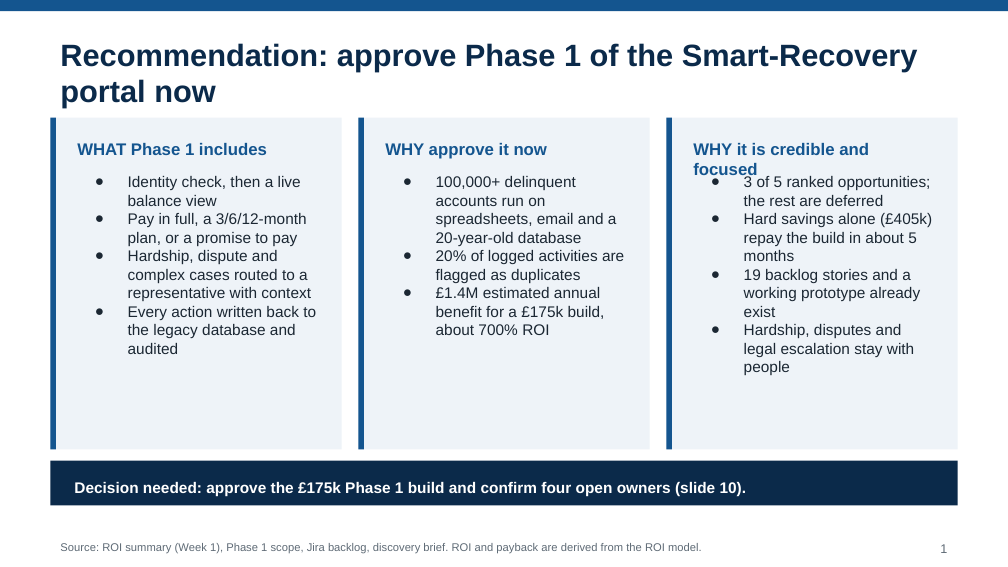
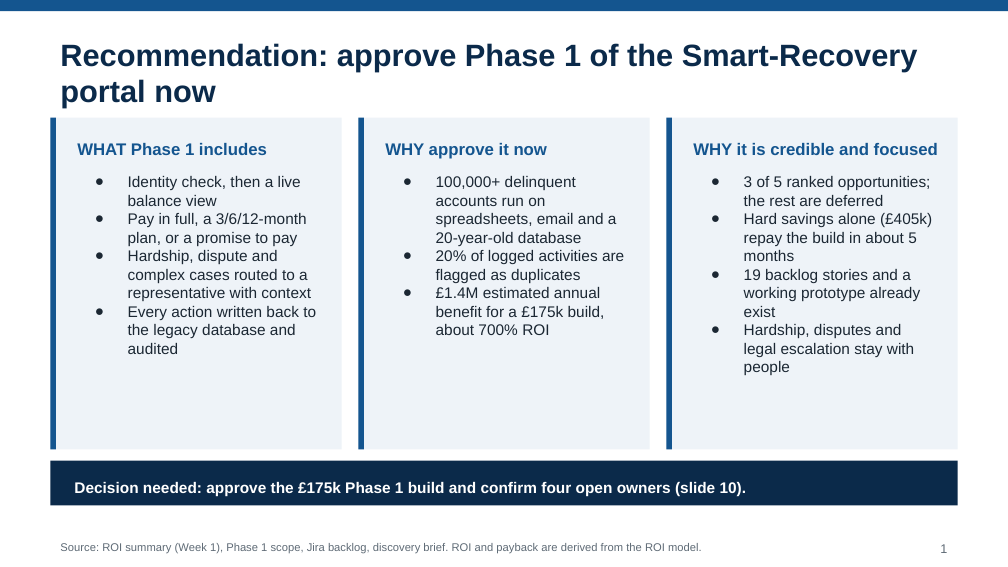
Before and after one commit to elanagathinji-ops/Coursework-Technical-Business-Analyst-Week-2, a slide deck: slide 1 of submissions/executive-briefing.pptx. Drawn at 1008x567 pixels with LibreOffice and Linux fonts; fonts in the diff are those of the drawing. Boxes give left, top, right and bottom in pixels: in the first picture for what was removed or moved away, otherwise in the second. Text is boxed around its words. In the diff, an @@ line names an element or a change of style, - is before the commit and + after.

```diff
--- a/submissions/executive-briefing.pptx
+++ b/submissions/executive-briefing.pptx
@@ text "WHY it is credible and ..." rewrapped from <box>693,143,869,180</box> to <box>693,143,938,155</box> @@
```
Also in this commit, not shown: 4 other slides changed.
